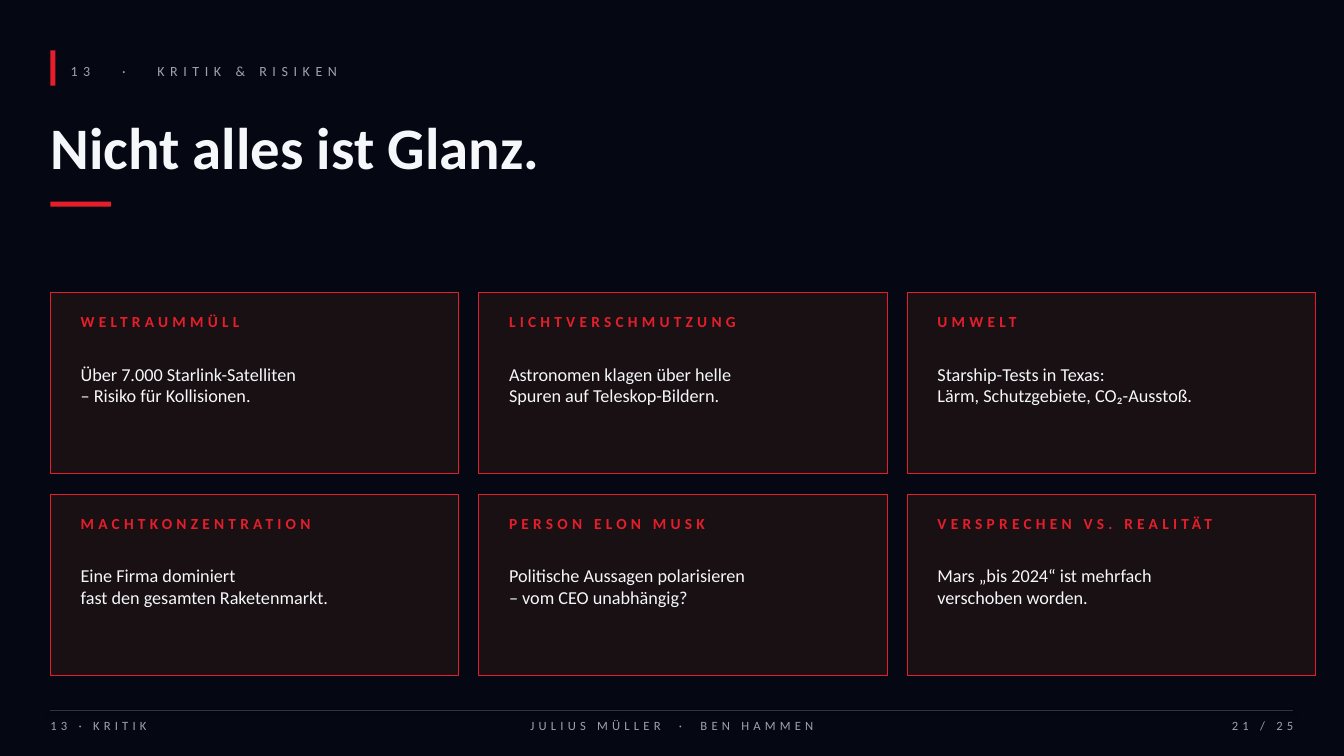
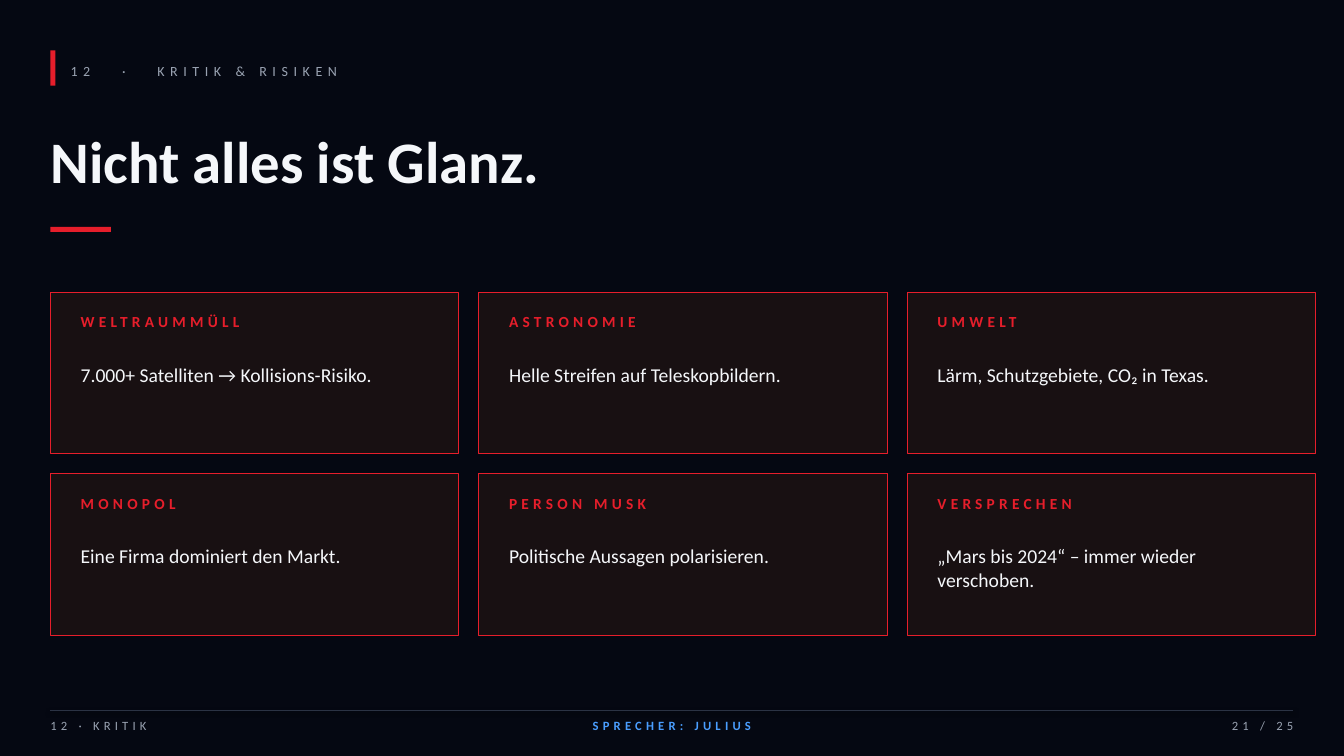
Before and after one commit to Benjibubu/Pr-si-Mathe-, a slide deck: slide 21 of SpaceX_Praesentation_Mueller_Hammen.pptx. Drawn at 1344x756 pixels with LibreOffice and Linux fonts; fonts in the diff are those of the drawing. Boxes give left, top, right and bottom in pixels: in the first picture for what was removed or moved away, otherwise in the second. Text is boxed around its words. In the diff, an @@ line names an element or a change of style, - is before the commit and + after.

Commit message:
v2: minimaler Text, grosse Bildplatzhalter, 3 Histogramme + Sprecherskripte
- Slides: weniger Text, mehr Stichpunkte, mehr Atem zum Reden
- Bildplatzhalter: gross, dezent gerastert, klar nummeriert (BILD 01-08),
  mit Beschreibung und Format-Hinweis (Hochformat / 16:9 etc.)
- 3 echte Balkendiagramme: Kosten/kg, Starlink-Wachstum, Starts/Jahr
- Datum-Chips ueber jedem Kapitel (Stand, Zeitraum)
- Footer zeigt jetzt Sprecher pro Folie (BEN / JULIUS / BEIDE)
- Ben.txt: vollstaendiges Sprechskript mit Cues und Uebergaben
- Julius.txt: ebenso, ergaenzend abgestimmt (gleicher Anteil)

```diff
--- a/SpaceX_Praesentation_Mueller_Hammen.pptx
+++ b/SpaceX_Praesentation_Mueller_Hammen.pptx
@@ text "Nicht alles ist Glanz." moved from (x1=50, y1=127, x2=539, y2=170) to (x1=50, y1=141, x2=539, y2=184) @@
@@ text "Nicht alles ist Glanz." at (x1=50, y1=141, x2=539, y2=184): line spacing 1 to 1.05 @@
@@ rectangle moved from (x1=50, y1=202, x2=111, y2=207) to (x1=50, y1=227, x2=111, y2=232) @@
@@ rectangle resized from (x1=50, y1=292, x2=459, y2=474) to (x1=50, y1=292, x2=459, y2=454) @@
@@ rectangle resized from (x1=479, y1=292, x2=887, y2=474) to (x1=479, y1=292, x2=887, y2=454) @@
@@ rectangle resized from (x1=907, y1=292, x2=1316, y2=474) to (x1=907, y1=292, x2=1316, y2=454) @@
@@ text at (x1=509, y1=317, x2=636, y2=327): text changed @@
-LICHTVERSCHMUTZUNG
+ASTRONOMIE
@@ text at (x1=81, y1=368, x2=372, y2=382): text changed; size 13 to 14 pt @@
-Über 7.000 Starlink-Satelliten
-– Risiko für Kollisionen.
+7.000+ Satelliten → Kollisions-Risiko.
@@ text at (x1=509, y1=368, x2=781, y2=385): text changed; size 13 to 14 pt @@
-Astronomen klagen über helle
-Spuren auf Teleskop-Bildern.
+Helle Streifen auf Teleskopbildern.
@@ text at (x1=937, y1=368, x2=1209, y2=386): text changed; size 13 to 14 pt @@
-Starship-Tests in Texas:
-Lärm, Schutzgebiete, CO₂-Ausstoß.
+Lärm, Schutzgebiete, CO₂ in Texas.
@@ rectangle resized from (x1=50, y1=494, x2=459, y2=676) to (x1=50, y1=474, x2=459, y2=635) @@
@@ rectangle resized from (x1=479, y1=494, x2=887, y2=676) to (x1=479, y1=474, x2=887, y2=635) @@
@@ rectangle resized from (x1=907, y1=494, x2=1316, y2=676) to (x1=907, y1=474, x2=1316, y2=635) @@
@@ text at (x1=81, y1=499, x2=176, y2=509): text changed @@
-MACHTKONZENTRATION
+MONOPOL
@@ text at (x1=509, y1=499, x2=646, y2=509): text changed @@
-PERSON ELON MUSK
+PERSON MUSK
@@ text at (x1=937, y1=499, x2=1071, y2=509): text changed @@
-VERSPRECHEN VS. REALITÄT
+VERSPRECHEN
@@ text at (x1=81, y1=549, x2=340, y2=563): text changed; size 13 to 14 pt @@
-Eine Firma dominiert
-fast den gesamten Raketenmarkt.
+Eine Firma dominiert den Markt.
@@ text at (x1=509, y1=549, x2=769, y2=567): text changed; size 13 to 14 pt @@
-Politische Aussagen polarisieren
-– vom CEO unabhängig?
+Politische Aussagen polarisieren.
@@ text at (x1=937, y1=549, x2=1196, y2=587): text changed; size 13 to 14 pt @@
-Mars „bis 2024“ ist mehrfach
-verschoben worden.
+„Mars bis 2024“ – immer wieder verschoben.
@@ text at (x1=593, y1=721, x2=751, y2=730): text changed; text colour #9AA3B2 to #4A9EFF; bold on @@
-JULIUS MÜLLER · BEN HAMMEN
+SPRECHER: JULIUS
```
Also in this commit, not shown: 22 other slides changed, 2 slides added, 2 slides removed, 3 other files.
